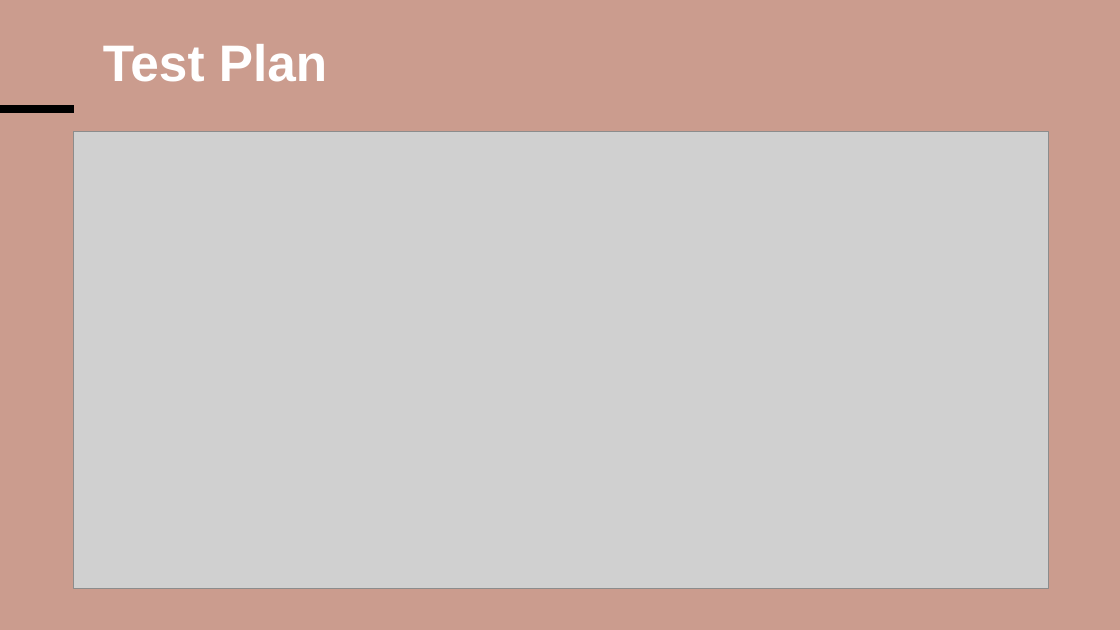
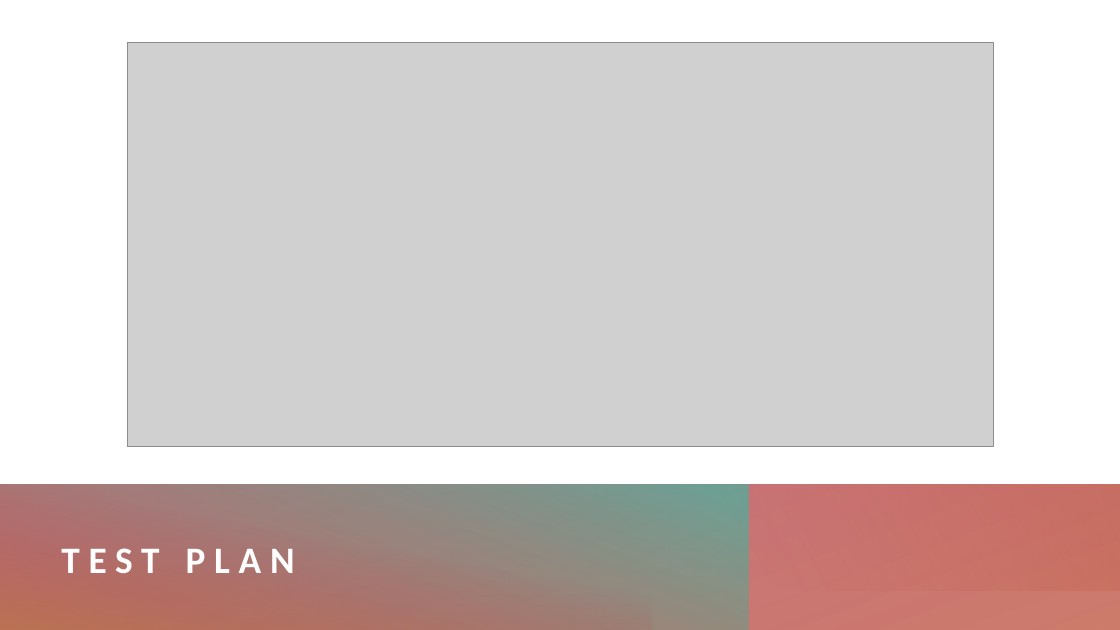
Before and after one commit to zdisanto/RevolutionArt, a slide deck: slide 12 of CS691_FinalPresentation/18. Team-1_PresentationPowerPoint.pptx. Drawn at 1120x630 pixels with LibreOffice and Linux fonts; fonts in the diff are those of the drawing; grey boxes stand for pictures. Boxes give left, top, right and bottom in pixels: in the first picture for what was removed or moved away, otherwise in the second. Text is boxed around its words. In the diff, an @@ line names an element or a change of style, - is before the commit and + after.

```diff
--- a/CS691_FinalPresentation/18. Team-1_PresentationPowerPoint.pptx
+++ b/CS691_FinalPresentation/18. Team-1_PresentationPowerPoint.pptx
@@ background #CB9C8E to #FFFFFF @@
@@ rectangle added at [0,0,1120,630], fill #FFFFFF @@
@@ picture: place and size @@
-picture at [74,132,1049,588]
+picture at [127,42,993,447]
@@ line removed from (0, 109) to (74, 109) @@
@@ rectangle added at [0,485,1120,630], fill gradient #C3604D to #B13B58 @@
@@ rectangle added at [0,485,749,630], fill gradient #46B4A1 to #C3604D @@
@@ rectangle added at [0,484,652,630], fill gradient #B13B58 to #B1803B @@
@@ rectangle added at [453,485,1120,591], fill gradient #C3604D @@
@@ title "TEST PLAN" at [61,548,295,573]: vertical alignment top to middle @@
@@ title at [61,548,295,573]: text changed; size 44 to 32 pt; font Arial to Calibri @@
-Test Plan
+TEST PLAN
@@ rectangle added at [0,588,1120,630], fill gradient #B13B58 to #C3604D @@
@@ rectangle added at [0,588,1120,630], fill gradient #B13B58 to #C3604D @@
@@ rectangle added at [371,588,1120,630], fill gradient #8FD3C7 to #46B4A1 @@
@@ rectangle added at [371,588,1120,630], fill gradient #8FD3C7 to #46B4A1 @@
```
Also in this commit, not shown: 11 other slides changed, 2 slides added, 2 slides removed.
